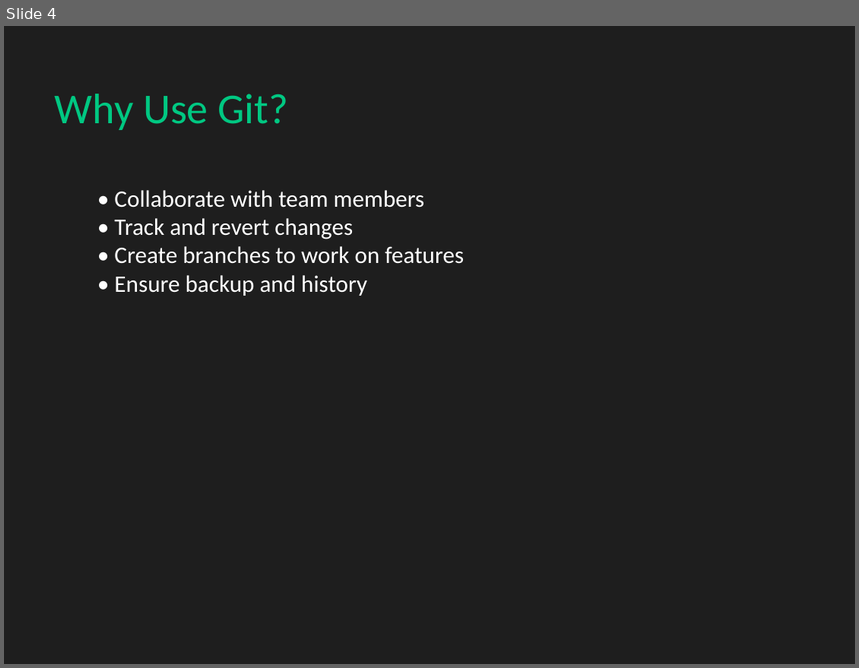
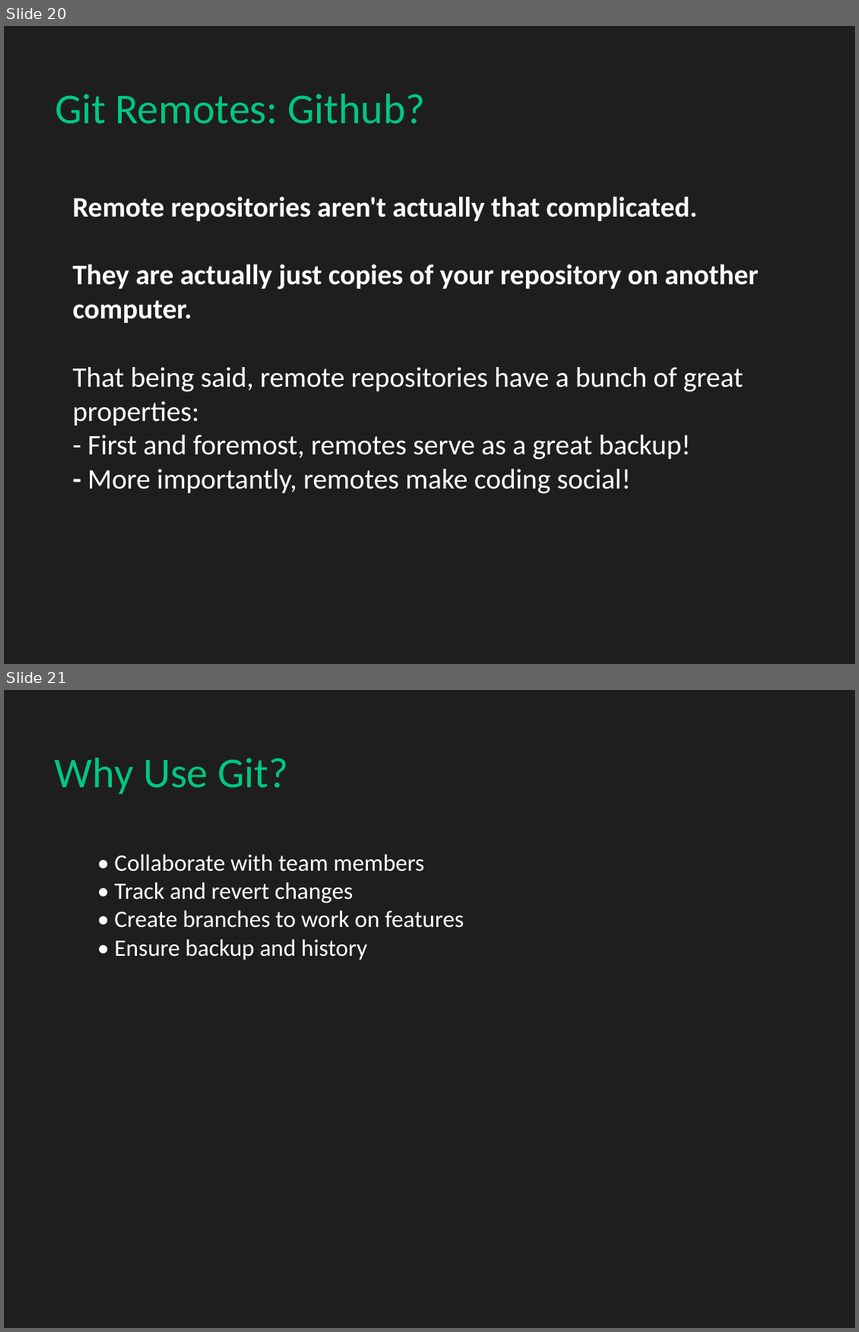
Before and after one commit to OmarMoamarFostok/git-presentation, a slide deck: Git_Presentation.pptx. Shown one above the other, each under a label of ours: slide 4 before the commit, slides 20 and 21 after it. The pictures are 859x668 and 859x1332 pixels, drawn with LibreOffice and Linux fonts; fonts in the diff are those of the drawing. Boxes give left, top, right and bottom in pixels: in the first picture for what was removed or moved away, otherwise in the second. Text is boxed around its words. In the diff, an @@ line names an element or a change of style, - is before the commit and + after.

```diff
--- a/Git_Presentation.pptx
+++ b/Git_Presentation.pptx
@@ slide 20 added at <box>4,26,855,664</box>, background #1E1E1E @@
@@ text added at <box>55,94,425,124</box>, 36 pt, text #00C882 @@
+Git Remotes: Github?
@@ text added at <box>72,196,759,494</box>, 24 pt, text #FFFFFF @@
+Remote repositories aren't actually that complicated.
+They are actually just copies of your repository on another computer.
+That being said, remote repositories have a bunch of great properties:
+- First and foremost, remotes serve as a great backup!
+- More importantly, remotes make coding social!
@@ what was slide 4 is now slide 21 @@
```
Also in this commit, not shown: 3 slides changed, 17 other slides added, 1 slide removed.
